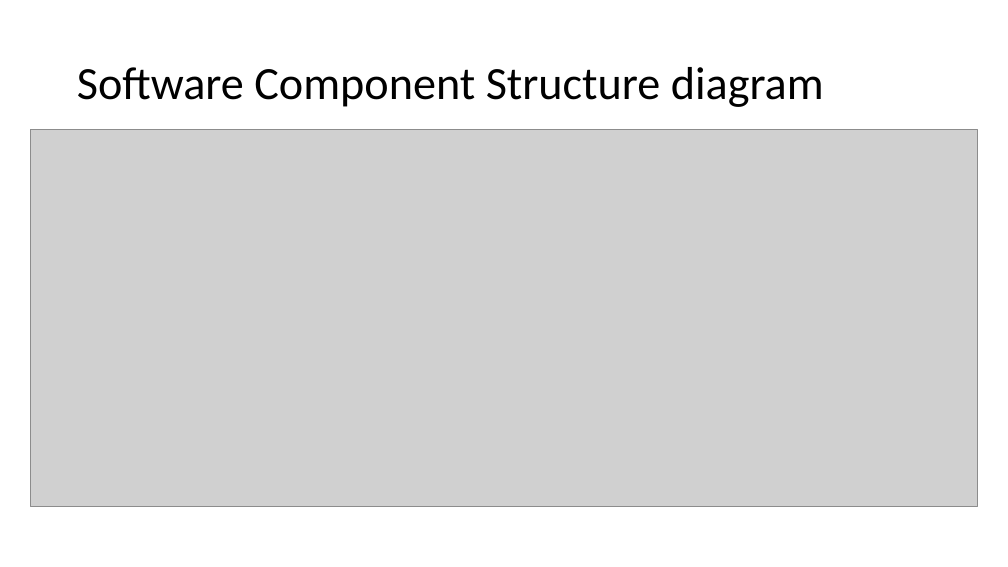
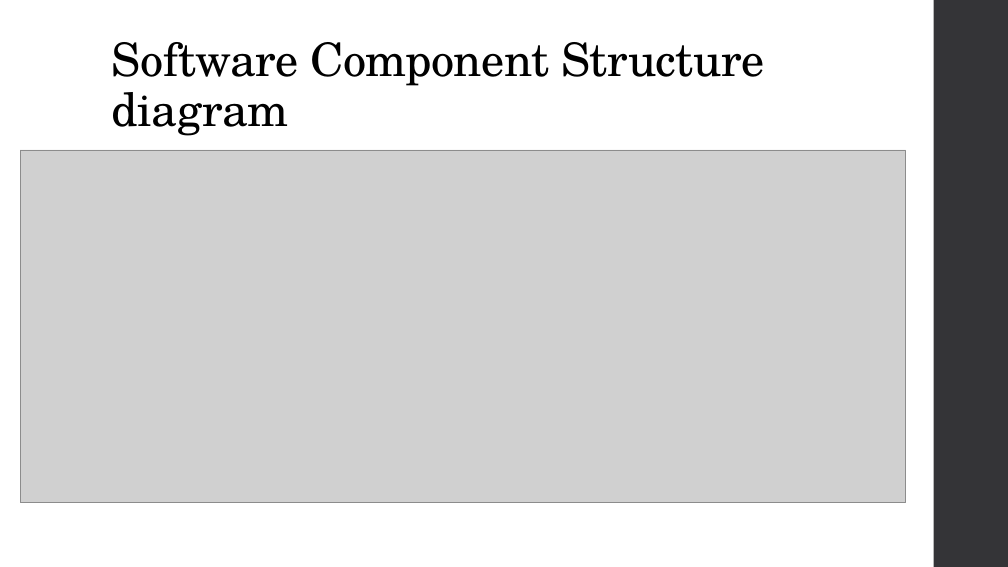
Before and after one commit to DmitryMI/EamaProject, a slide deck: slide 10 of Documentation/App idea.pptx (slide 7 before the commit). Drawn at 1008x567 pixels with LibreOffice and Linux fonts; fonts in the diff are those of the drawing; grey boxes stand for pictures. Boxes give left, top, right and bottom in pixels: in the first picture for what was removed or moved away, otherwise in the second. Text is boxed around its words. In the diff, an @@ line names an element or a change of style, - is before the commit and + after.

```diff
--- a/Documentation/App idea.pptx
+++ b/Documentation/App idea.pptx
@@ rectangle added at box(934, 0, 1008, 567), fill #353537 @@
@@ title "Software Component Structure diagram": place and size @@
-title "Software Component Structure diagram" at box(77, 67, 824, 107)
+title "Software Component Structure diagram" at box(112, 42, 765, 136)
@@ title "Software Component Structure diagram" at box(112, 42, 765, 136): font Calibri to TeX Gyre Schola, letter spacing 0 to -0.5 pt; vertical alignment middle to bottom @@
@@ picture: place and size @@
-picture at box(31, 129, 978, 507)
+picture at box(20, 150, 906, 503)
```
Also in this commit, not shown: 10 other slides changed, 4 slides added, 1 slide removed, 3 other files.
